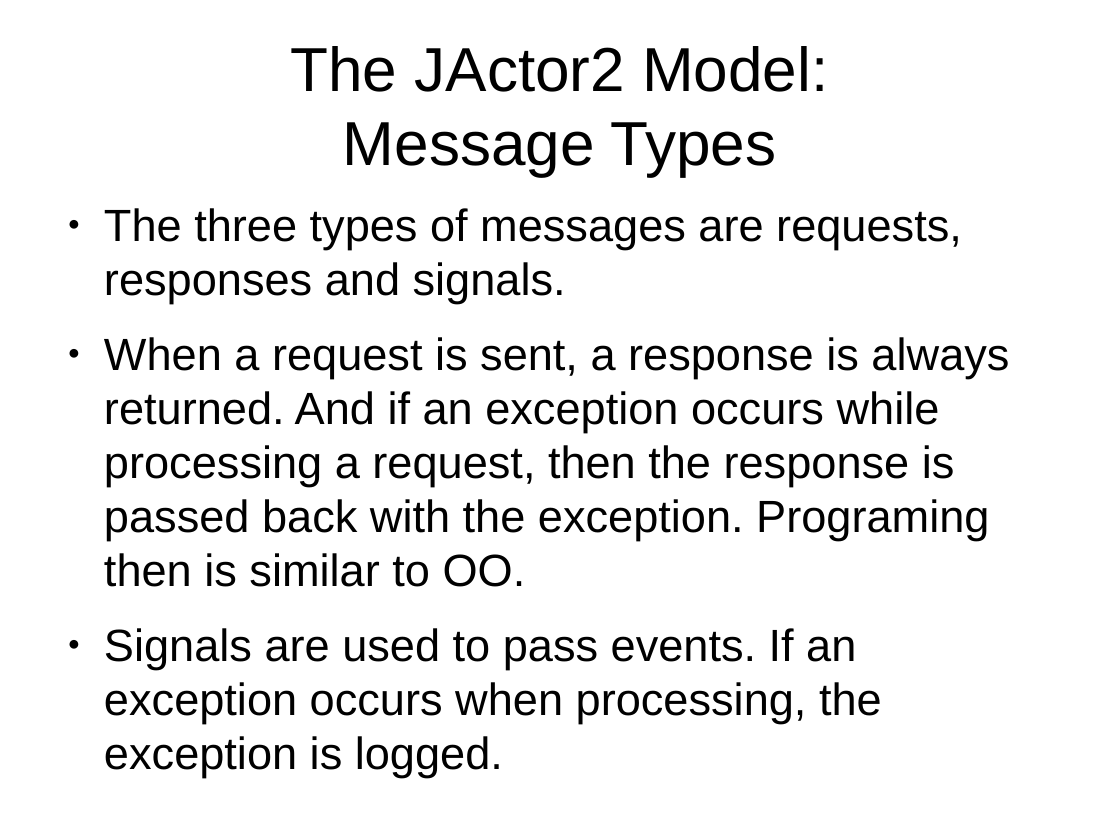
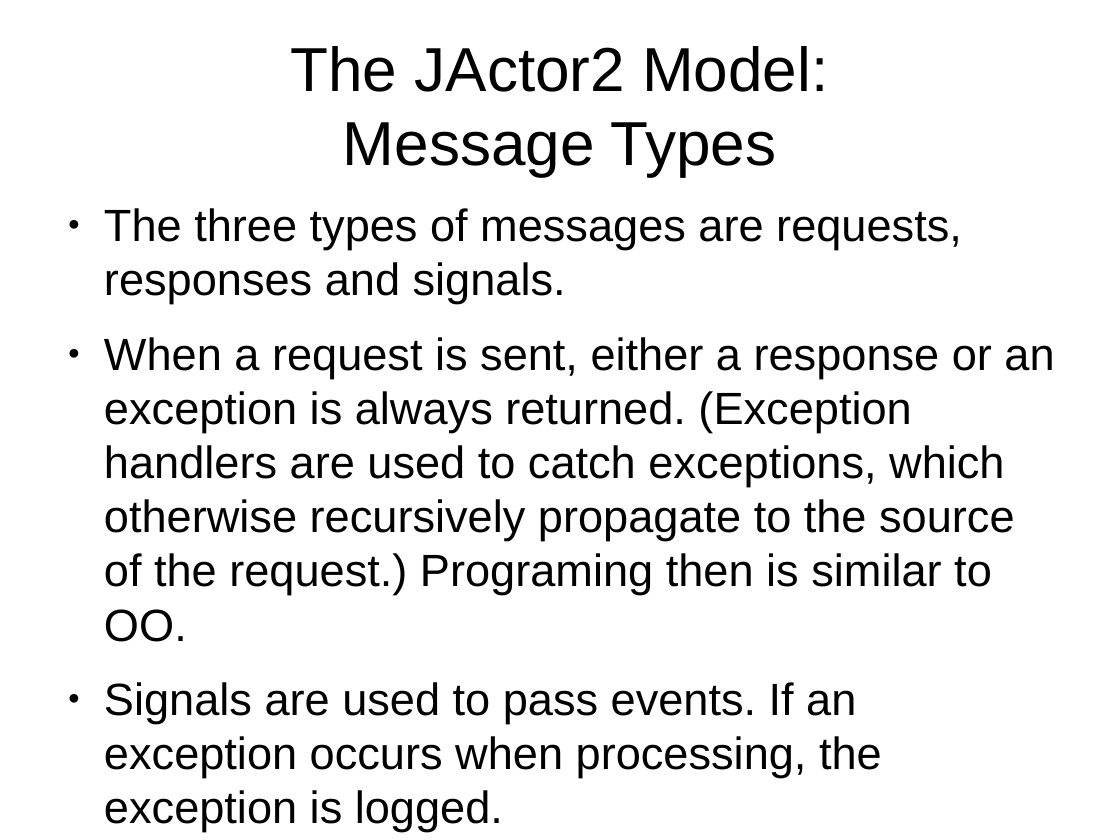
Before and after one commit to laforge49/JActor2, a slide deck: slide 4 of docs/JActor2Revisited.odp. Drawn at 1120x840 pixels with LibreOffice and Linux fonts; fonts in the diff are those of the drawing. Boxes give left, top, right and bottom in pixels: in the first picture for what was removed or moved away, otherwise in the second. Text is boxed around its words. In the diff, an @@ line names an element or a change of style, - is before the commit and + after.

Commit message:
updated slide 4

```diff
--- a/docs/JActor2Revisited.odp
+++ b/docs/JActor2Revisited.odp
@@ text at <box>104,337,1054,642</box>: text changed @@
-● When a request is sent, a response is always returned. And if an exception occurs while processing a request, then the response is passed back with the exception. Programing then is similar to OO.
+● When a request is sent, either a response or an exception is always returned. (Exception handlers are used to catch exceptions, which otherwise recursively propagate to the source of the request.) Programing then is similar to OO.
```
Also in this commit, not shown: 1 other file.
